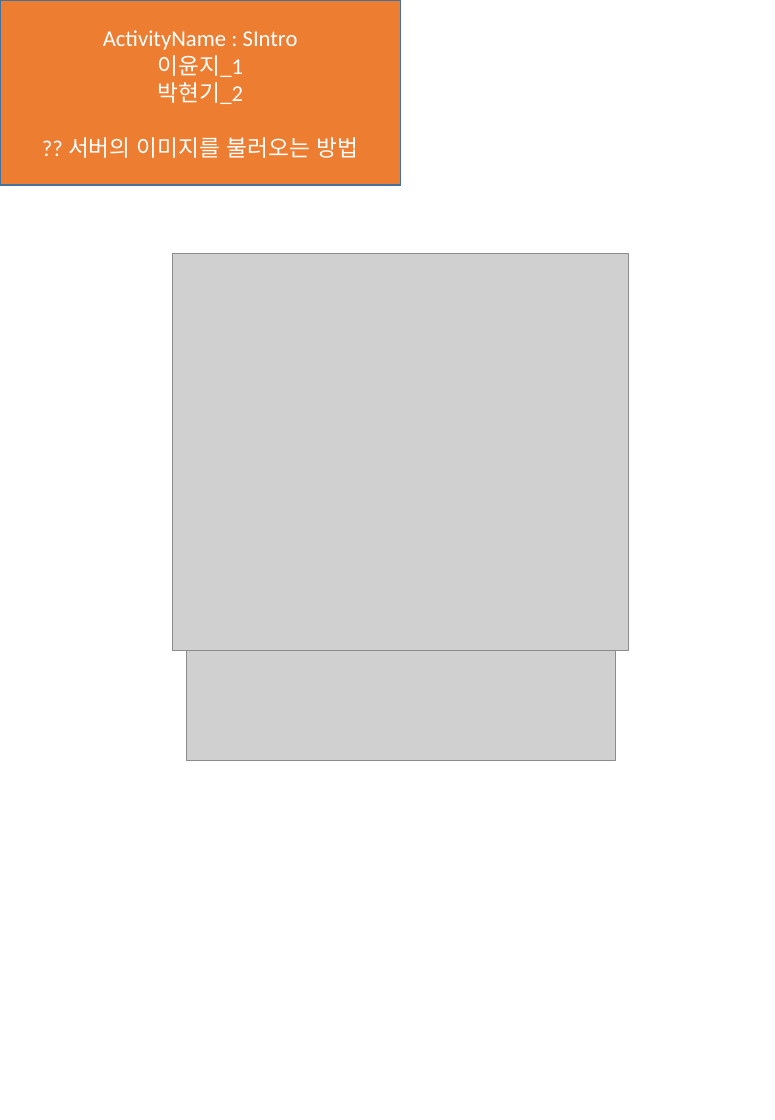
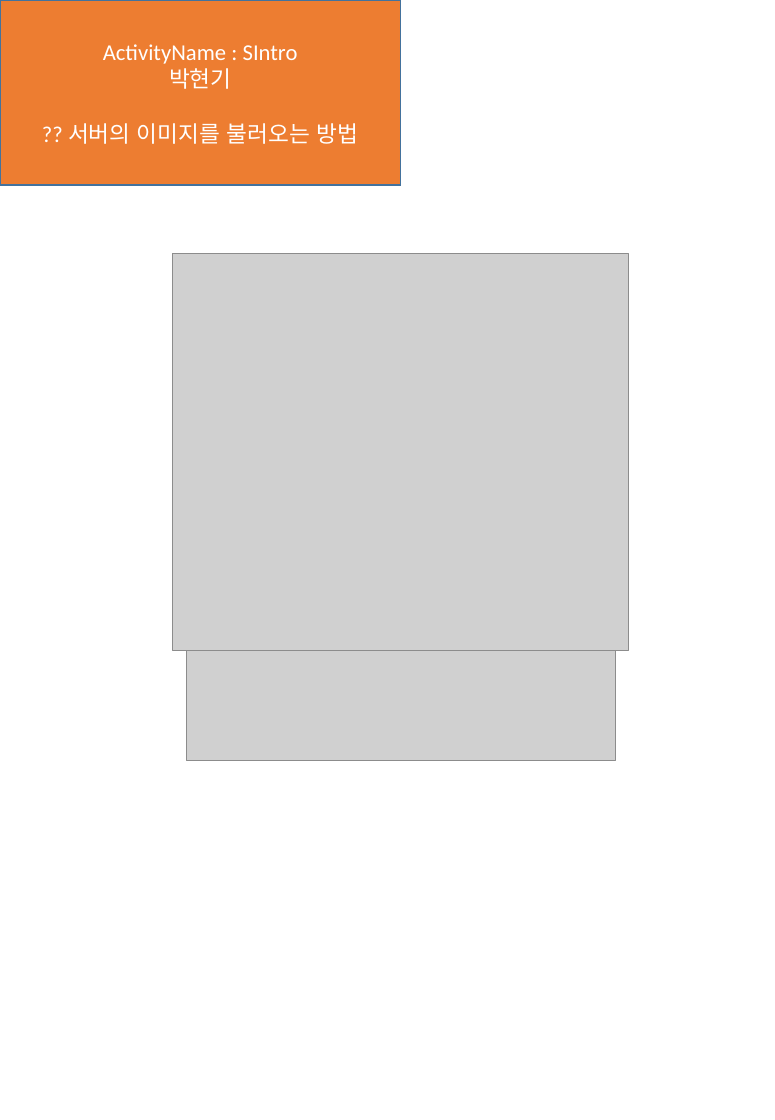
Before and after one commit to jungho-shin/SIHSchool, a slide deck: slide 1 of app/src/main/assets/어플_스토리보드.pptx. Drawn at 775x1120 pixels with LibreOffice and Linux fonts; fonts in the diff are those of the drawing; grey boxes stand for pictures. Boxes give left, top, right and bottom in pixels: in the first picture for what was removed or moved away, otherwise in the second. Text is boxed around its words. In the diff, an @@ line names an element or a change of style, - is before the commit and + after.

```diff
--- a/app/src/main/assets/어플_스토리보드.pptx
+++ b/app/src/main/assets/어플_스토리보드.pptx
@@ text in rectangle at bbox=[169, 68, 232, 89]: text changed @@
-이윤지_1
-박현기_2
+박현기
```
Also in this commit, not shown: 11 other slides changed.
